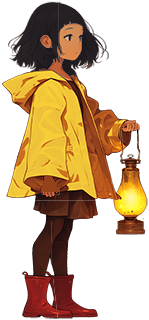
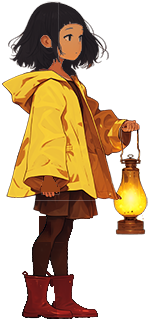
Layered file, before and after one edit (149 × 320). Changes by layer:
painted on "Boot_R" over 52, 274, 98, 319
painted on "Leg_Lower_R" over 51, 242, 74, 279
painted on "Leg_Upper_R" over 51, 217, 93, 249
painted on "Boot_L" over 22, 274, 58, 319
painted on "Leg_Lower_L" over 22, 242, 52, 279
painted on "Leg_Upper_L" over 32, 215, 52, 249
